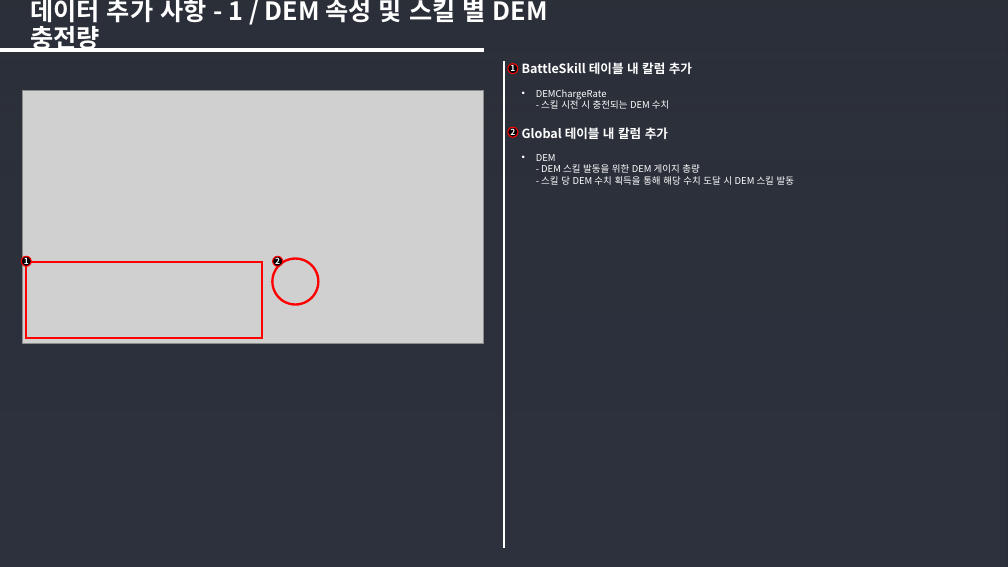
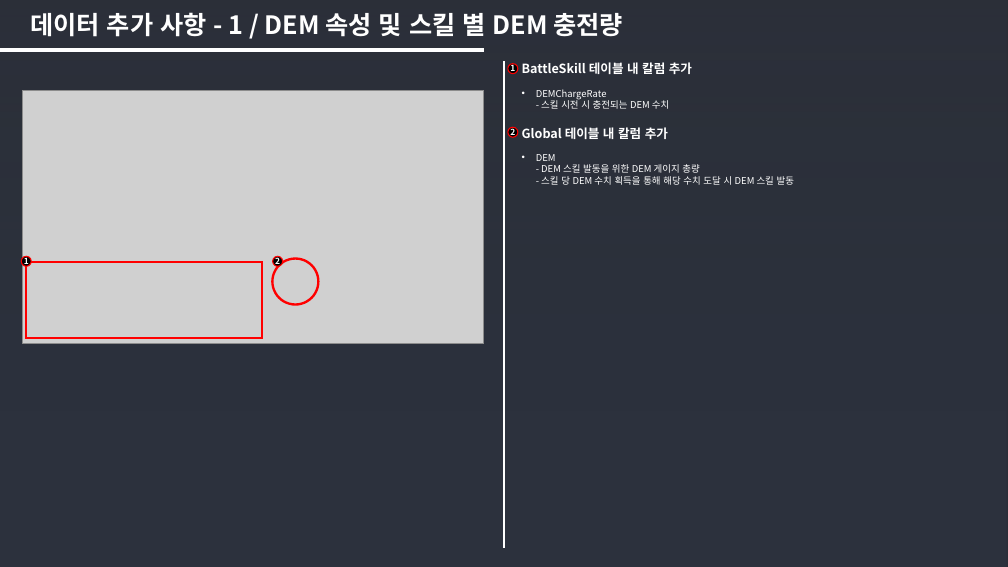
Before and after one commit to wkEatqua/wk, a slide deck: slide 8 of Docs/[자유시간쿠키맛] WK_DEM 시스템.pptx. Drawn at 1008x567 pixels with LibreOffice and Linux fonts; fonts in the diff are those of the drawing; grey boxes stand for pictures; background and template pictures are left out; a plain dark background stands for a picture behind light text. Boxes give left, top, right and bottom in pixels: in the first picture for what was removed or moved away, otherwise in the second. Text is boxed around its words. In the diff, an @@ line names an element or a change of style, - is before the commit and + after.

```diff
--- a/Docs/[자유시간쿠키맛] WK_DEM 시스템.pptx
+++ b/Docs/[자유시간쿠키맛] WK_DEM 시스템.pptx
@@ text "데이터 추가 사항 - 1 ..." rewrapped from bbox=[30, 0, 548, 52] to bbox=[30, 12, 624, 37] @@
```
Also in this commit, not shown: 1 other slide changed, 1 slide added.
